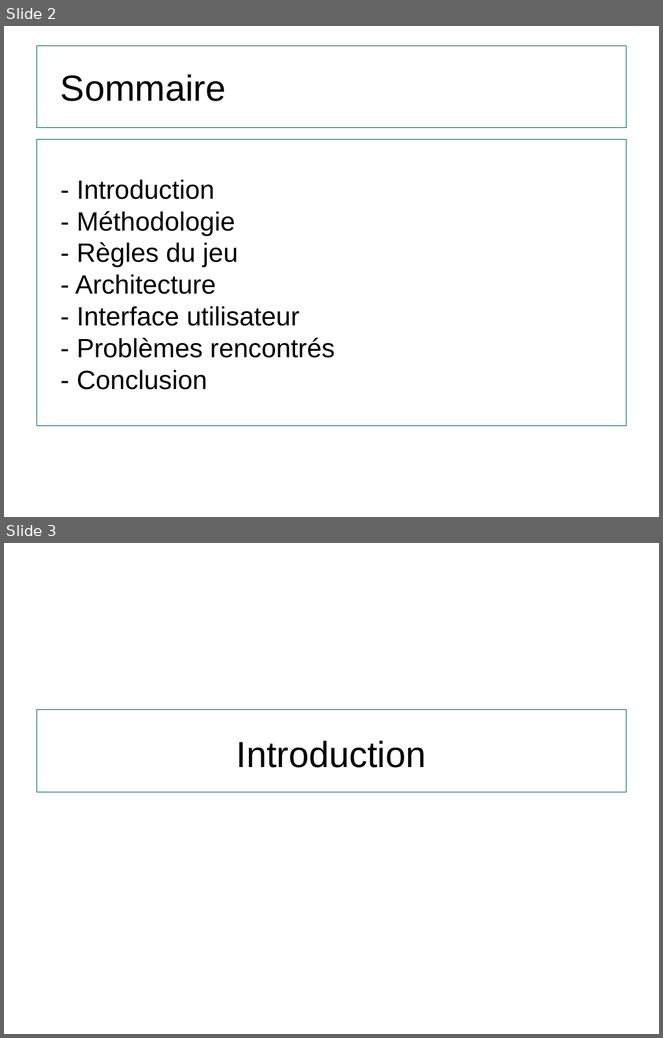
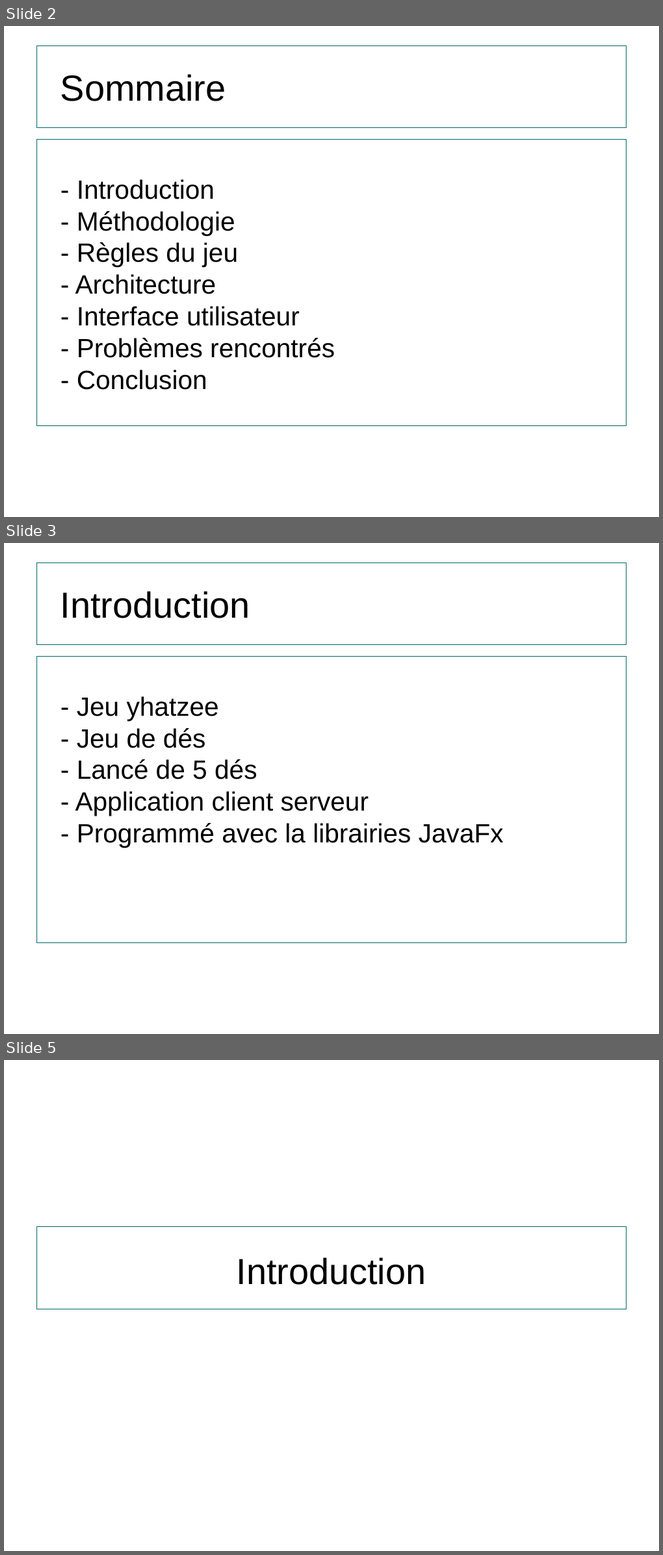
Before and after one commit to crabone/GEN-Yahtzee, a slide deck: prez.odp. Shown one above the other, each under a label of ours: slides 2 and 3 before the commit, slides 2, 3 and 5 after it; the slides between them are not shown. The pictures are 663x1038 and 663x1555 pixels, drawn with LibreOffice and Linux fonts; fonts in the diff are those of the drawing; background and template pictures are left out. Boxes give left, top, right and bottom in pixels: in the first picture for what was removed or moved away, otherwise in the second. Text is boxed around its words. In the diff, an @@ line names an element or a change of style, - is before the commit and + after.

Commit message:
presentation (introduction)

```diff
--- a/prez.odp
+++ b/prez.odp
@@ slide 3 added at (x1=4, y1=543, x2=659, y2=1034), background picture (left out) @@
@@ freeform shape added at (x1=36, y1=563, x2=627, y2=644), fill #FFFFFF, outline #006666 0 pt @@
@@ title added at (x1=61, y1=591, x2=250, y2=618), 44 pt, text #000000 @@
+Introduction
@@ freeform shape added at (x1=36, y1=656, x2=627, y2=943), fill #FFFFFF, outline #006666 0 pt @@
@@ subtitle added at (x1=76, y1=696, x2=504, y2=848), 32 pt, text #000000 @@
+- Jeu yhatzee
+- Jeu de dés
+- Lancé de 5 dés
+- Application client serveur
+- Programmé avec la librairies JavaFx
@@ what was slide 3 is now slide 5 @@
```
Also in this commit, not shown: 1 other slide added.
